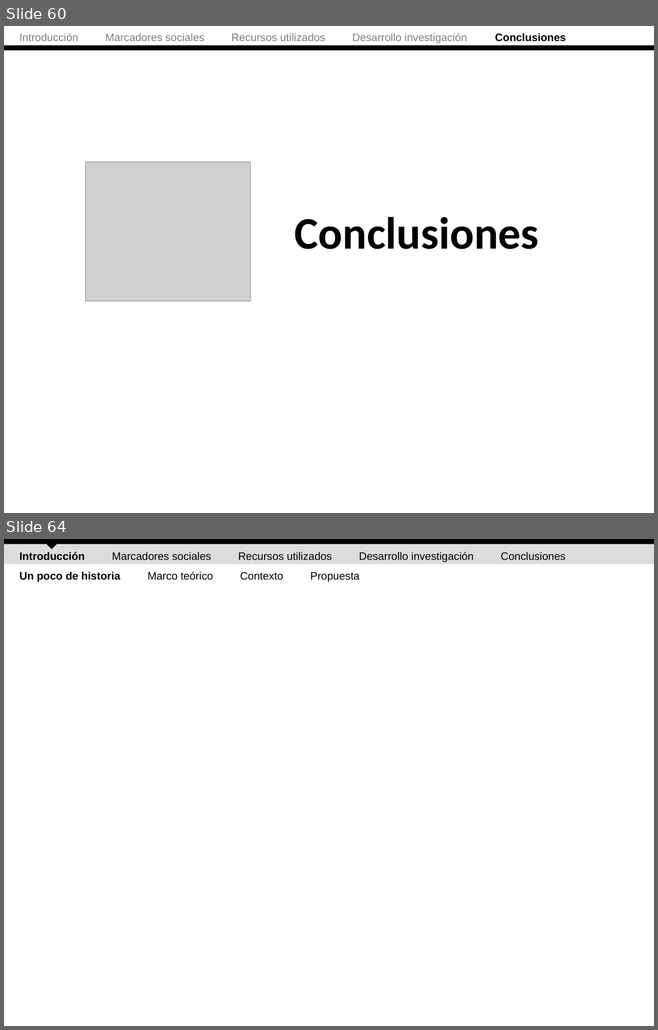
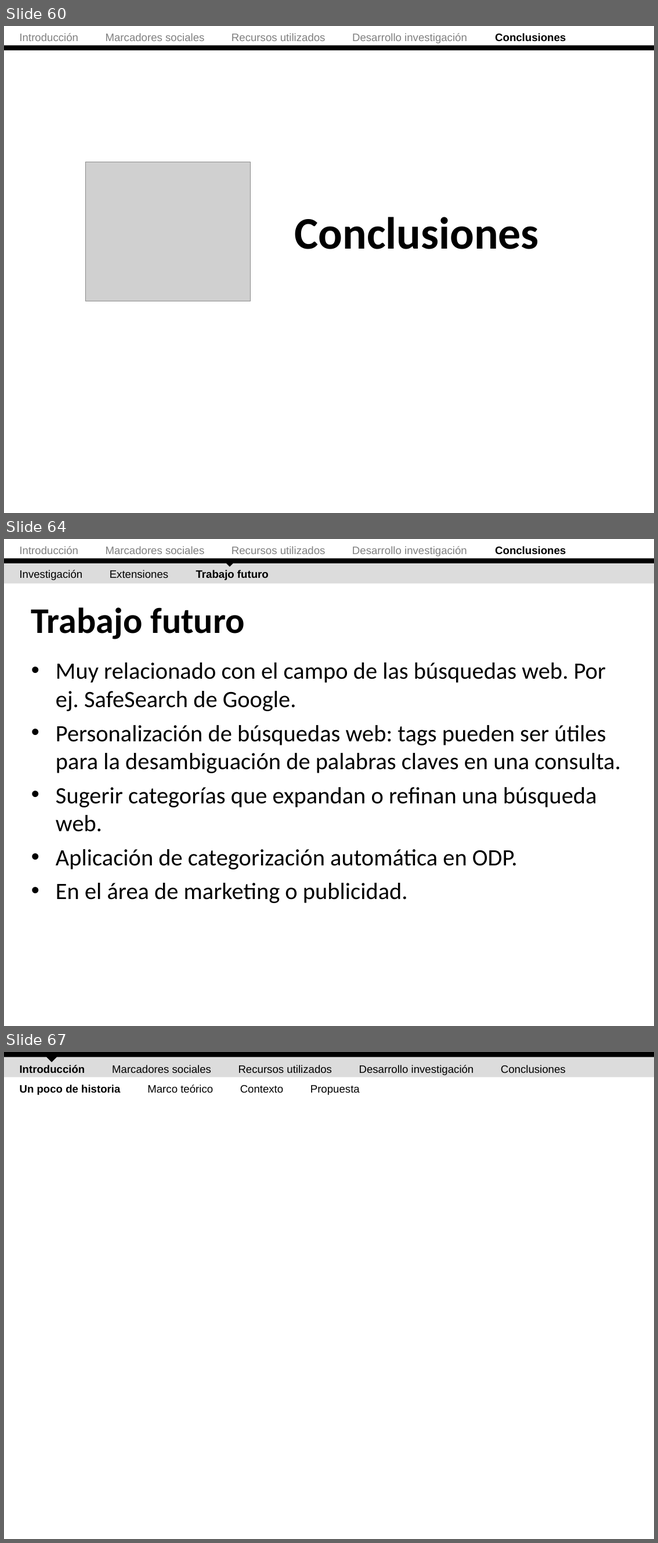
Before and after one commit to ak907kenai/nicotournetesis, a slide deck: docs_trunk/Nicolás Tourné - Presentación Tesis (v2).ppt. Shown one above the other, each under a label of ours: slides 60 and 64 before the commit, slides 60, 64 and 67 after it; the slides between them are not shown. The pictures are 658x1030 and 658x1543 pixels, drawn with LibreOffice and Linux fonts; fonts in the diff are those of the drawing; grey boxes stand for pictures. Boxes give left, top, right and bottom in pixels: in the first picture for what was removed or moved away, otherwise in the second. Text is boxed around its words. In the diff, an @@ line names an element or a change of style, - is before the commit and + after.

```diff
--- a/docs_trunk/Nicolás Tourné - Presentación Tesis (v2).ppt
+++ b/docs_trunk/Nicolás Tourné - Presentación Tesis (v2).ppt
@@ slide 64 added at box(4, 539, 654, 1026), background #FFFFFF @@
@@ text added at box(20, 546, 565, 556), 12 pt, text #808080 @@
+Introducción Marcadores sociales Recursos utilizados Desarrollo investigación Conclusiones
@@ right triangle added at box(222, 552, 237, 567), fill #000000 @@
@@ rectangle added at box(4, 563, 654, 584), fill #DCDCDC @@
@@ rectangle added at box(4, 559, 654, 564), fill #000000 @@
@@ text added at box(20, 570, 268, 580), 12 pt, text #000000 @@
+Investigación Extensiones Trabajo futuro
@@ title added at box(31, 607, 245, 639), 40 pt, text #000000, bold @@
+Trabajo futuro
@@ text added at box(56, 663, 620, 903), 26 pt, text #000000 @@
+• Muy relacionado con el campo de las búsquedas web. Por ej. SafeSearch de Google.
+• Personalización de búsquedas web: tags pueden ser útiles para la desambiguación de palabras claves en una consulta.
+• Sugerir categorías que expandan o refinan una búsqueda web.
+• Aplicación de categorización automática en ODP.
+• En el área de marketing o publicidad.
@@ what was slide 64 is now slide 67 @@
```
Also in this commit, not shown: 7 slides changed, 2 other slides added.
